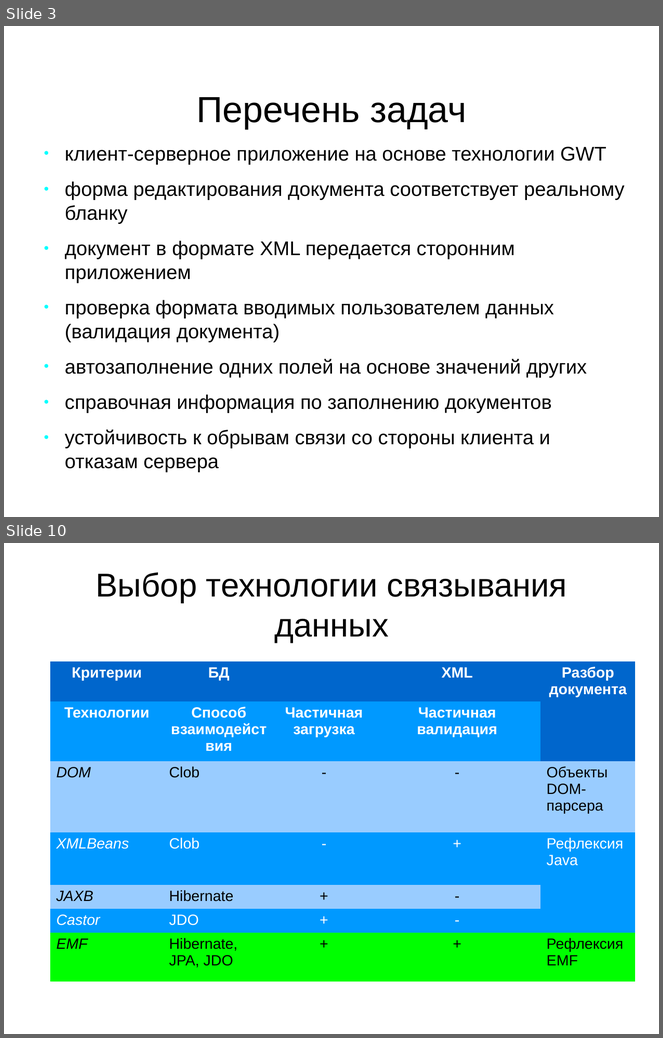
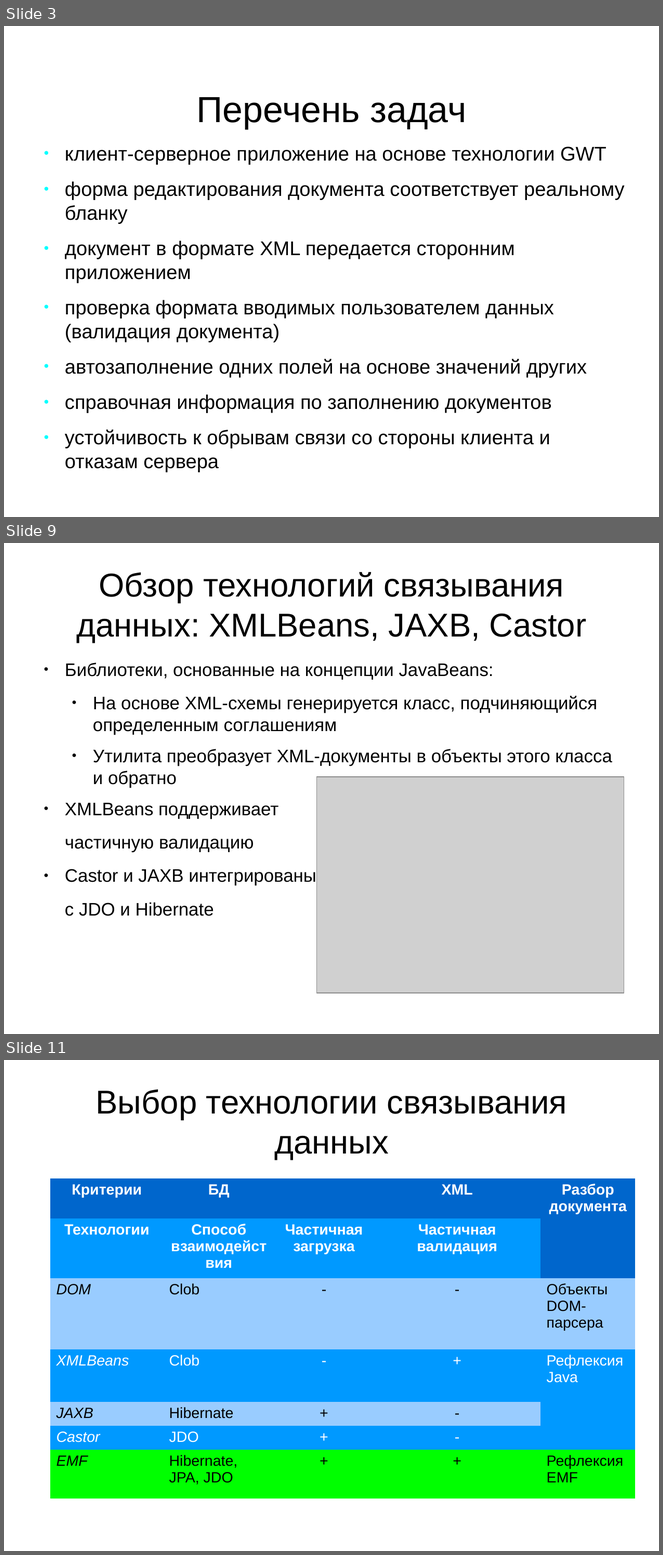
Before and after one commit to aeremenok/a-team-777, a slide deck: diploma/eav/diploma/demo.odp. Shown one above the other, each under a label of ours: slides 3 and 10 before the commit, slides 3, 9 and 11 after it; the slides between them are not shown. The pictures are 663x1038 and 663x1555 pixels, drawn with LibreOffice and Linux fonts; fonts in the diff are those of the drawing; grey boxes stand for pictures. Boxes give left, top, right and bottom in pixels: in the first picture for what was removed or moved away, otherwise in the second. Text is boxed around its words. In the diff, an @@ line names an element or a change of style, - is before the commit and + after.

```diff
--- a/diploma/eav/diploma/demo.odp
+++ b/diploma/eav/diploma/demo.odp
@@ slide 9 added at bbox=[4, 543, 659, 1034], background #FFFFFF @@
@@ title added at bbox=[76, 572, 586, 643], 40 pt, text #000000 @@
+Обзор технологий связывания данных: XMLBeans, JAXB, Castor
@@ text added at bbox=[65, 663, 612, 916], 22 pt, text #000000 @@
+● Библиотеки, основанные на концепции JavaBeans:
+  ● На основе XML-схемы генерируется класс, подчиняющийся определенным соглашениям
+  ● Утилита преобразует XML-документы в объекты этого класса и обратно
+● XMLBeans поддерживает
+частичную валидацию
+● Castor и JAXB интегрированы
+с JDO и Hibernate
@@ picture added at bbox=[318, 777, 625, 994] @@
@@ what was slide 10 is now slide 11 @@
```
Also in this commit, not shown: 2 slides changed, 4 other slides added, 4 slides removed, 1 other file.
